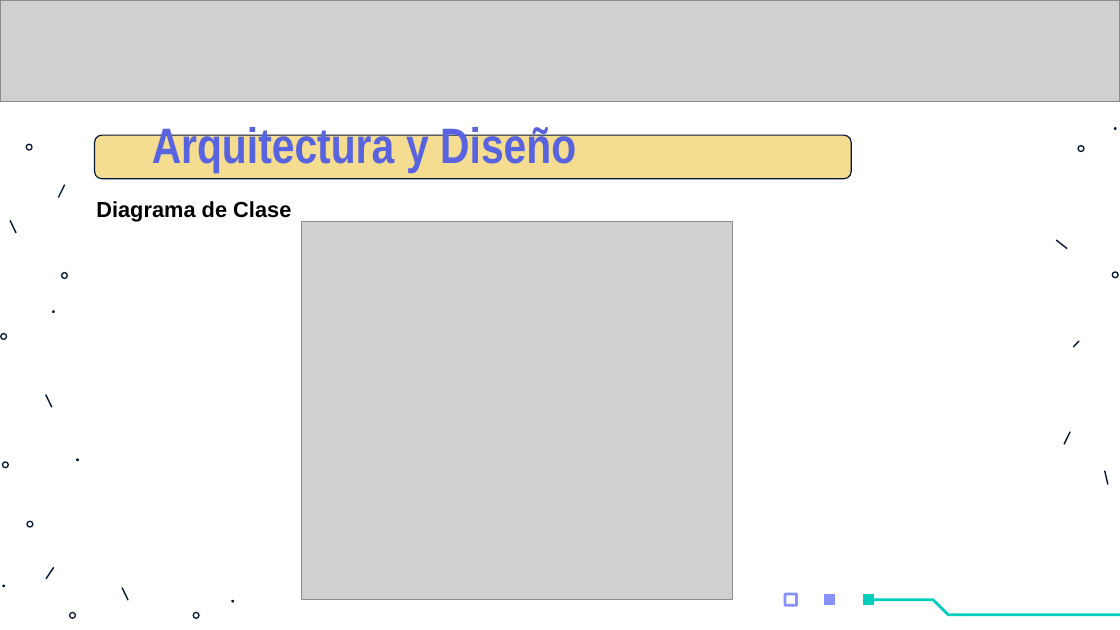
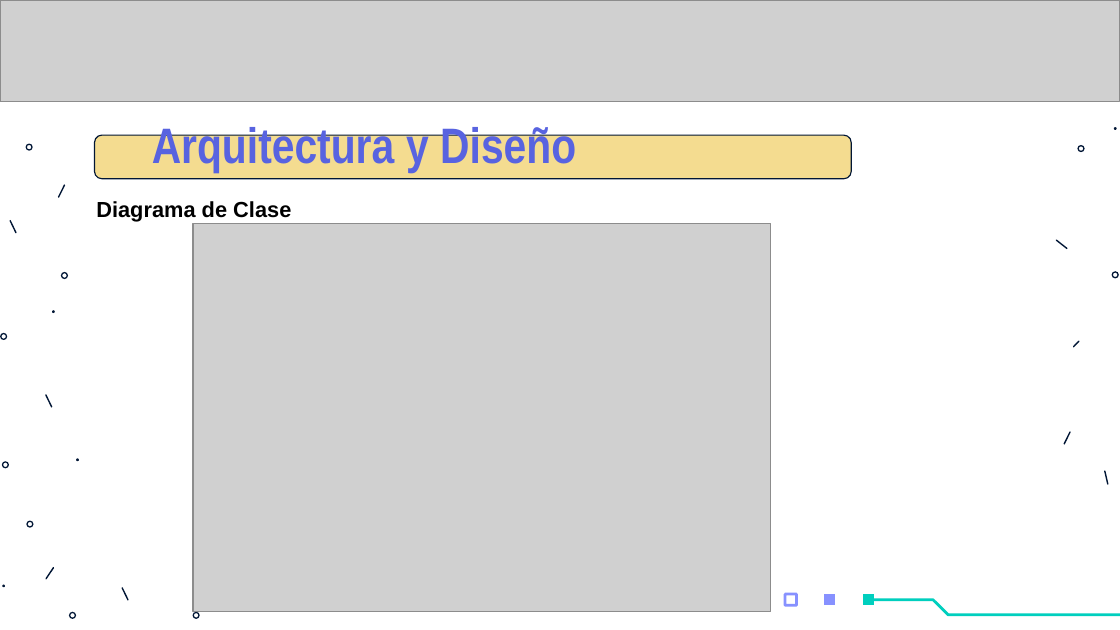
Before and after one commit to Los-Picateclas-ECI/Proyecto-ARSW-MarketHub-2021-1, a slide deck: slide 7 of Documentacion/PropuestoDelProyecto.pptx. Drawn at 1120x630 pixels with LibreOffice and Linux fonts; fonts in the diff are those of the drawing; grey boxes stand for pictures. Boxes give left, top, right and bottom in pixels: in the first picture for what was removed or moved away, otherwise in the second. Text is boxed around its words. In the diff, an @@ line names an element or a change of style, - is before the commit and + after.

Commit message:
Boton explorar ahora agregado y imagenes a la presentacion

```diff
--- a/Documentacion/PropuestoDelProyecto.pptx
+++ b/Documentacion/PropuestoDelProyecto.pptx
@@ picture: place and size @@
-picture at [301,222,732,599]
+picture at [193,223,771,612]
@@ freeform shape removed at [232,599,234,603] @@
```
Also in this commit, not shown: 1 other file.
